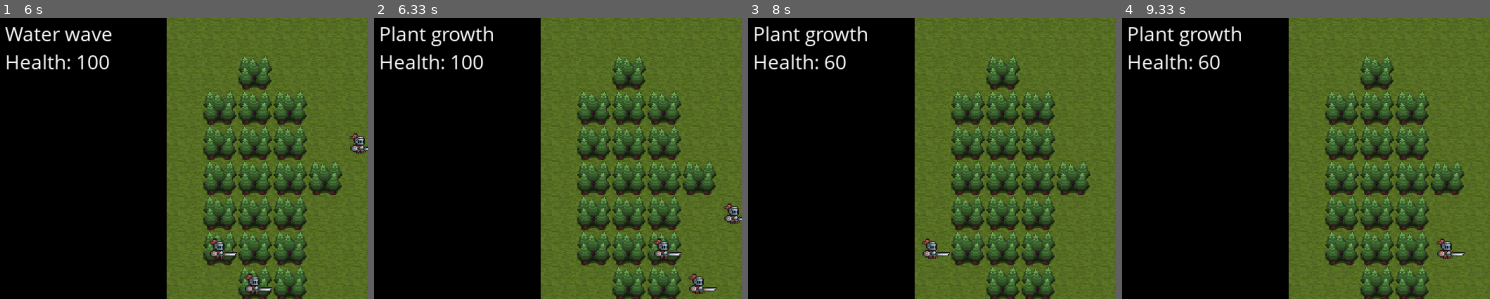
Above: before the commit, frames 1-4 (left to right).
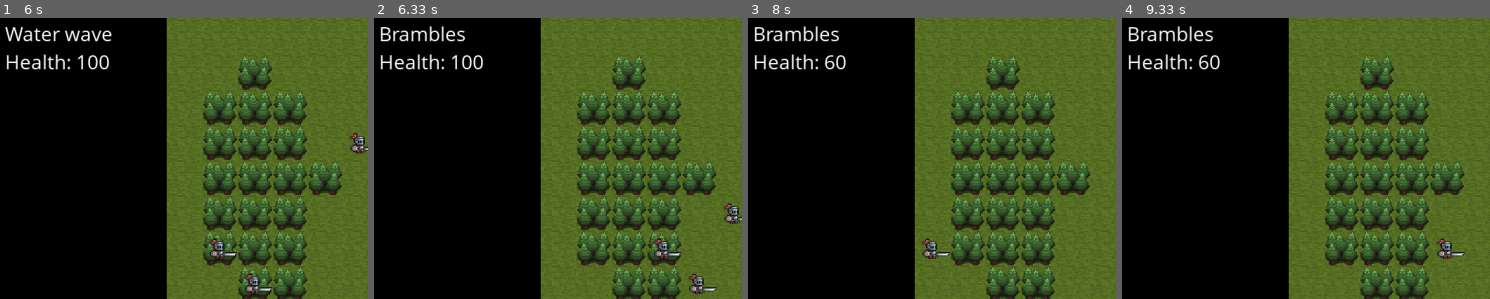
Above: after the commit, the same moments.

Repository: mytinycloud/90D-pygame-scaffold
Game: pygame game, started from main.py
The game is run twice, just before and just after one commit, with the same random seed, the same clock (stepped at 60 frames per second) and the same inputs.
Inputs (mouse positions are % of the whole screen's width and height, from its top left):
- Up to frame 1 (6 s): hold D 0.33-0.8 s; move the mouse to (56, 54) at 0.37 s; click (outside the picture) at 0.88 s; hold W 1.17-1.47 s; hold D 1.5-1.97 s; hold A 2-2.53 s; hold S 2.57-2.87 s; hold A 2.9-3.3 s; hold W 3.33-3.7 s; hold D 3.73-4.37 s; hold S 4.4-4.77 s; hold A 4.8-5.27 s; hold D 5.3-5.77 s; hold W from 5.8 s (still down)
- Up to frame 2 (6.33 s): release W at 6.1 s; hold D from 6.13 s (still down); tap Space at 6.2 s; tap 2 at 6.28 s
- Up to frame 3 (8 s): tap Space at 6.5, 6.7, 7, 7.27, 7.6, 7.9 s; release D at 6.6 s; hold A 6.63-7.17 s; tap 3 at 6.78 s; hold S 7.2-7.5 s; hold A 7.53-7.93 s; tap 2 at 7.68 s; hold W from 7.97 s (still down)
- Up to frame 4 (9.33 s): tap Space at 8.03, 8.43, 8.73, 9.1 s; tap 3 at 8.12 s; release W at 8.33 s; hold D 8.37-9 s; hold S from 9.03 s (still down); tap 2 at 9.18 s
The pictures show only the part of the screen within x 0-50%, y 6-56%; the shares and areas given below are measured in that part.

Frame 1 is identical in both runs. In frame 2, 1.0% of the frame differs, in the area x 2-33%, y 2-11%; in frame 3, 1.0%; in frame 4, 1.0%.

Commit message:
Color spell casting thingy

Diff:
--- a/systems/spell.py
+++ b/systems/spell.py
@@ -16,6 +16,7 @@
     select_action: str
     effect: str = "wave"
     initial_tile: Tile = None
+    color: tuple[int,int,int]
 
 
 @enumerate_component("selected_spell")
@@ -23,6 +24,7 @@
     spell_action: str = None
     spell_casting_start: Vector2 = None
     target_tile: Tile = None
+    spell_color: tuple[int,int,int] = None
 
 @enumerate_component("tile_area")
 class TileAreaComponent:
@@ -80,6 +82,7 @@
         if spell.select_action in actions or selected_spell.spell_action is None:
             selected_spell.spell_action = spell.select_action
             selected_spell.target_tile = spell.initial_tile
+            selected_spell.spell_color = spell.color
             ui.text = spell_entity.name
             break
 
@@ -100,9 +103,11 @@
         camera: CameraComponent = camera_entity.camera
         offset, scale = camera.get_screenspace_transform(camera_entity.motion.position)
         effect_direction = utils.closest_cardinal(controls.mouse_grid_position - selected_spell.spell_casting_start)
-        surface = Surface(Vector2(scale*2), pygame.SRCALPHA)
-        pygame.draw.line(surface, (0,0,0), Vector2(scale), Vector2(scale) + (effect_direction * scale), 5)
-        camera.surface.blit(surface, (selected_spell.spell_casting_start * scale + offset) - Vector2(scale))
+        if selected_spell.spell_color:
+            surface = Surface(Vector2(scale*2), pygame.SRCALPHA)
+            pygame.draw.line(surface, selected_spell.spell_color, Vector2(scale), Vector2(scale) + (effect_direction * scale), 5)
+            pygame.draw.circle(surface, selected_spell.spell_color, Vector2(scale), 8)
+            camera.surface.blit(surface, (selected_spell.spell_casting_start * scale + offset) - Vector2(scale))
 
 
     if "mouse_0_start" in controls.actions:
@@ -121,13 +126,13 @@
 
 def mount_spell_system(group: EntityGroup):
     water_wave = Entity("Water wave")
-    water_wave.spell = SpellComponent(select_action="select_spell_1", effect="wave", initial_tile=TILE_WATER)
-    plant_growth = Entity("Plant growth")
-    plant_growth.spell = SpellComponent(select_action="select_spell_2", effect="growth", initial_tile=TILE_MUD)
+    water_wave.spell = SpellComponent(select_action="select_spell_1", effect="wave", initial_tile=TILE_WATER, color=(0,0,255))
+    plant_growth = Entity("Brambles")
+    plant_growth.spell = SpellComponent(select_action="select_spell_2", effect="growth", initial_tile=TILE_MUD, color=(0,255,0))
     spark = Entity("Spark")
-    spark.spell = SpellComponent(select_action="select_spell_3", effect="fire", initial_tile=TILE_PLANT)
+    spark.spell = SpellComponent(select_action="select_spell_3", effect="fire", initial_tile=TILE_PLANT, color=(0,255,0))
     fire_lance = Entity("Fire lance")
-    fire_lance.spell = SpellComponent(select_action="select_spell_4", effect="spark", initial_tile=TILE_EMBER)
+    fire_lance.spell = SpellComponent(select_action="select_spell_4", effect="spark", initial_tile=TILE_EMBER, color=(255,255,0))
 
     selected_spell_entity = Entity("selected_spell")
     selected_spell_entity.selected_spell = SelectedSpellComponent()
